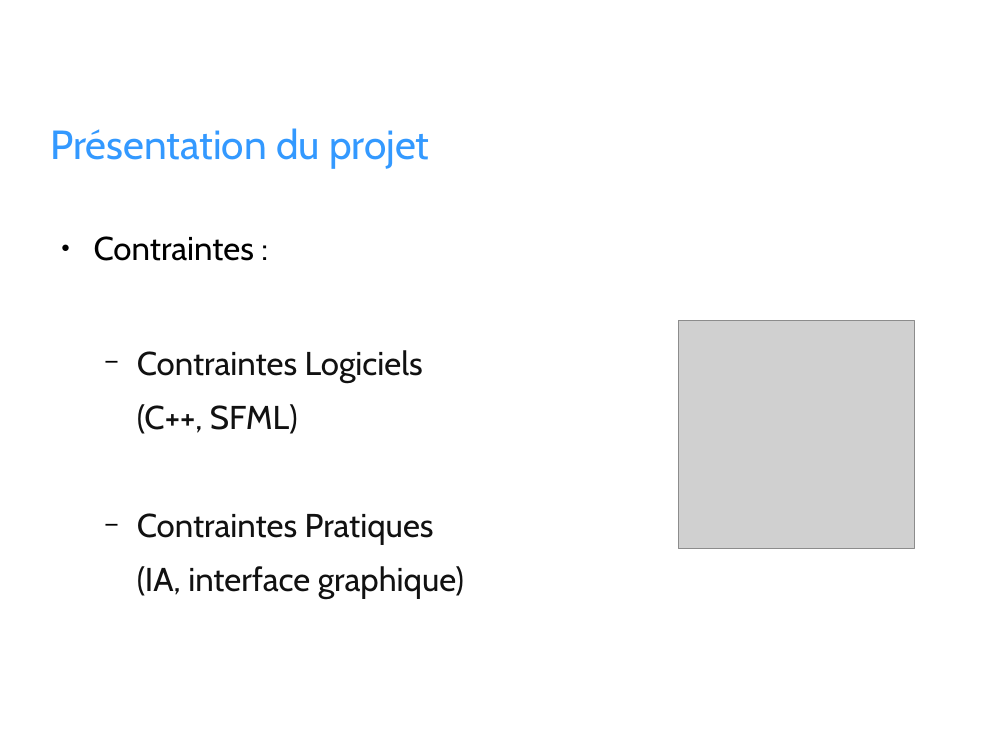
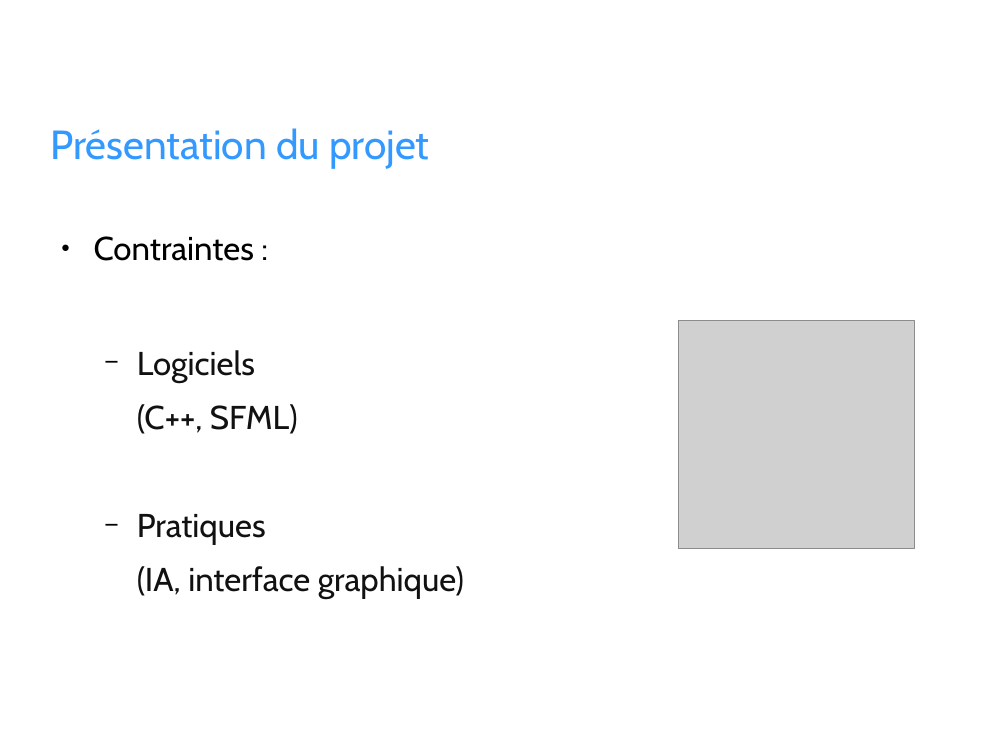
Before and after one commit to Eliroas/Bataille_navale, a slide deck: slide 3 of Soutenance/Presentation.odp. Drawn at 1008x756 pixels with LibreOffice and Linux fonts; fonts in the diff are those of the drawing; grey boxes stand for pictures; background and template pictures are left out. Boxes give left, top, right and bottom in pixels: in the first picture for what was removed or moved away, otherwise in the second. Text is boxed around its words. In the diff, an @@ line names an element or a change of style, - is before the commit and + after.

```diff
--- a/Soutenance/Presentation.odp
+++ b/Soutenance/Presentation.odp
@@ text at <box>137,350,255,383</box>: text changed @@
-  − Contraintes Logiciels
+  − Logiciels
@@ text at <box>137,514,266,545</box>: text changed @@
-  − Contraintes Pratiques
+  − Pratiques
```
Also in this commit, not shown: 3 other slides changed, 1 other file.
